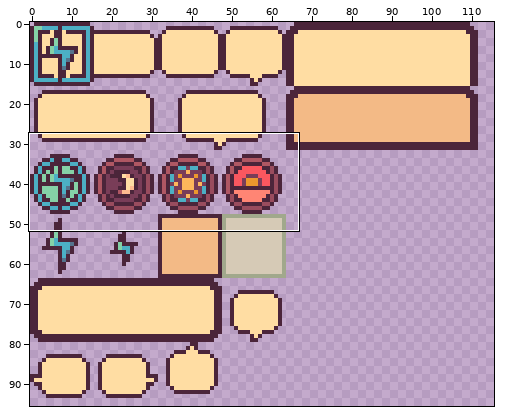
Sprite sheet: solidarity/images/solidarityui_16x16.png. The picture above shows the old version from afar; the outline marks the close-up.
Close-up. Before:
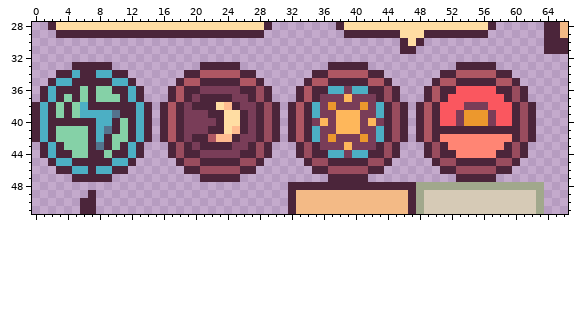
The file is 128x96 pixels. Shown: x 0..66, y 28..51. The wide view leaves out empty margins.
Once edited:
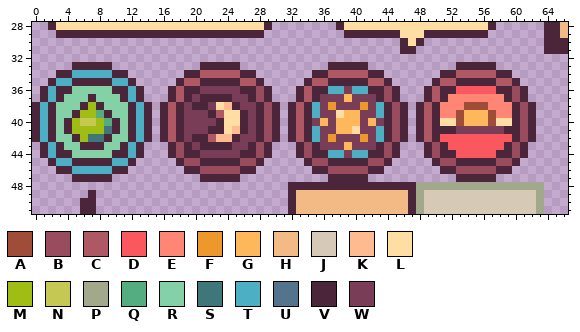
Palette (. is transparent): A #9f4d39  B #994c5e  C #af5763  D #fa575f  E #ff8574  F #ec982d  G #feb75b  H #f3ba86  J #d6cab6  K #ffbb90  L #ffdda3  M #a0bd14  N #c6c854  P #a1a88c  Q #53ad7e  R #85d1a7  S #3e767a  T #4cafc4  U #54738d  V #4b253a  W #793d58
The exact change:
The edit turns colour W into colour A in row 38 at x 54 to 56; in rows 39 to 40 at x 53 and 57.
The edit turns colour V into colour C in row 39 at x 23.
The edit turns colour E into colour D in row 42 at x 51 to 59; in row 43 at x 52 to 58; in row 44 at x 53 to 57.
The edit turns colour D into colour E in row 37 at x 52 to 58; in row 38 at x 51 to 53 and 57 to 59; in row 39 at x 51 to 52 and 58 to 59.
The edit turns colour F into colour G in rows 39 to 40 at x 54 to 56.
The edit turns colour D into colour L in row 40 at x 51 to 52 and 58 to 59.
The edit turns colour G into colour L in row 39 at x 38; in row 41 at x 40.
The edit turns colour R into colour M in row 41 at x 5 to 6; in row 42 at x 6.
The edit turns colour T into colour M in row 39 at x 6 to 7; in rows 40 to 41 at x 8.
The edit turns colour V into colour M in row 38 at x 7; in row 40 at x 5; in row 41 at x 7.
The edit turns colour V into colour N in row 40 at x 6 to 7.
The edit turns colour T into colour Q in row 39 at x 8; in row 40 at x 9.
The edit turns colour U into colour R in row 39 at x 10.
The edit turns colour V into colour R in row 36 at x 5 and 7; in row 37 at x 5; in row 38 at x 4 and 9 to 11; in row 39 at x 4 and 11; in row 40 at x 3; in row 43 at x 9.
The edit turns colour V into colour R in row 44 at x 7 to 8.
The edit turns colour T into colour S in row 42 at x 8.
The edit turns colour U into colour S in row 41 at x 9.
The edit turns colour V into colour S in row 42 at x 7.
The edit turns colour V into colour T in row 34 at x 6 to 7; in row 46 at x 7.
The edit turns colour R into colour V in row 39 at x 5; in row 41 at x 4; in row 42 at x 5; in row 43 at x 6.
The edit turns colour T into colour V in row 38 at x 6; in row 39 at x 9.
The edit turns colour U into colour V in row 43 at x 8.
The edit turns colour V into colour W in row 38 at x 22; in row 41 at x 53 to 58.
Pixel boxes of the changes (left, top, right, bottom) in both close-ups:
changed: (56, 70, 128, 174)
changed: (440, 94, 512, 158)
changed: (208, 102, 224, 118)
changed: (336, 110, 360, 134)
